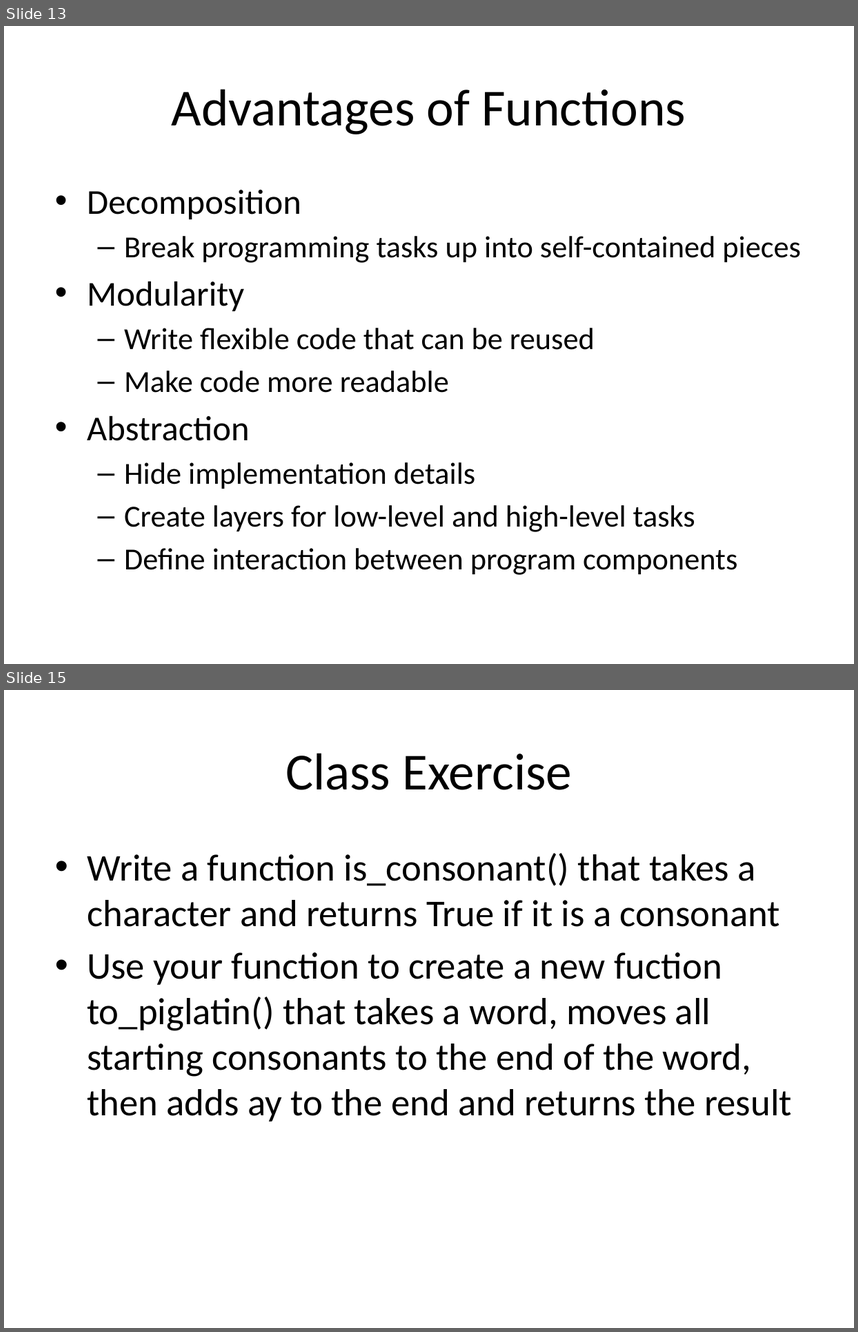
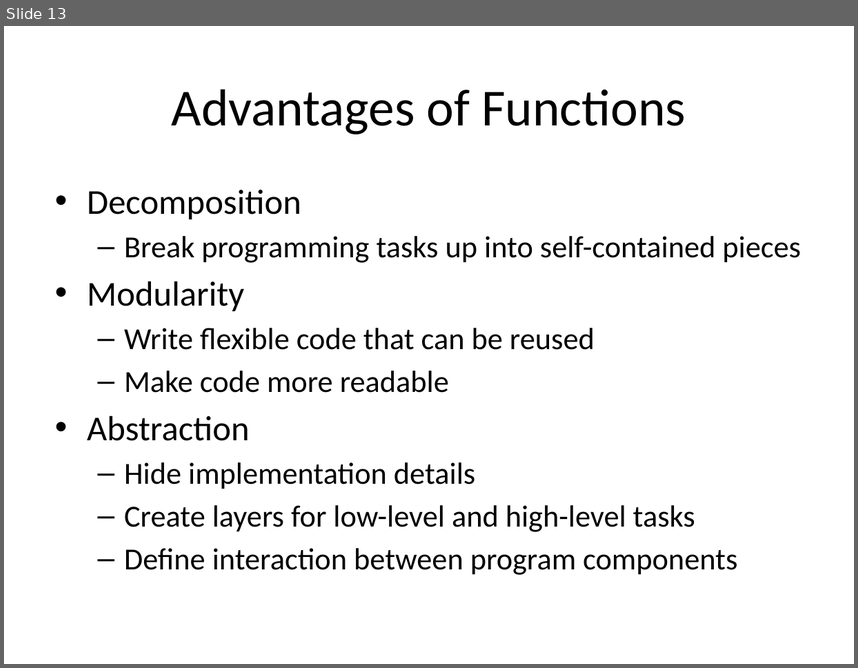
Before and after one commit to zengm71/Course-Overview, a slide deck: lesson_4/Functions.pptx. Shown one above the other, each under a label of ours: slides 13 and 15 before the commit, slide 13 after it; the slides between them are not shown. The pictures are 858x1332 and 858x668 pixels, drawn with LibreOffice and Linux fonts; fonts in the diff are those of the drawing. Boxes give left, top, right and bottom in pixels: in the first picture for what was removed or moved away, otherwise in the second. Text is boxed around its words. In the diff, an @@ line names an element or a change of style, - is before the commit and + after.

Commit message:
finished the functions lesson

```diff
--- a/lesson_4/Functions.pptx
+++ b/lesson_4/Functions.pptx
@@ slide 15 removed at [4,690,854,1328], background #FFFFFF @@
@@ title removed at [286,753,572,790] @@
-Class Exercise
@@ text removed at [87,853,792,1121] @@
-• Write a function is_consonant() that takes a character and returns True if it is a consonant
-• Use your function to create a new fuction to_piglatin() that takes a word, moves all starting consonants to the end of the word, then adds ay to the end and returns the result
```
Also in this commit, not shown: 1 slide changed, 6 slides added, 2 other slides removed, 7 other files.
